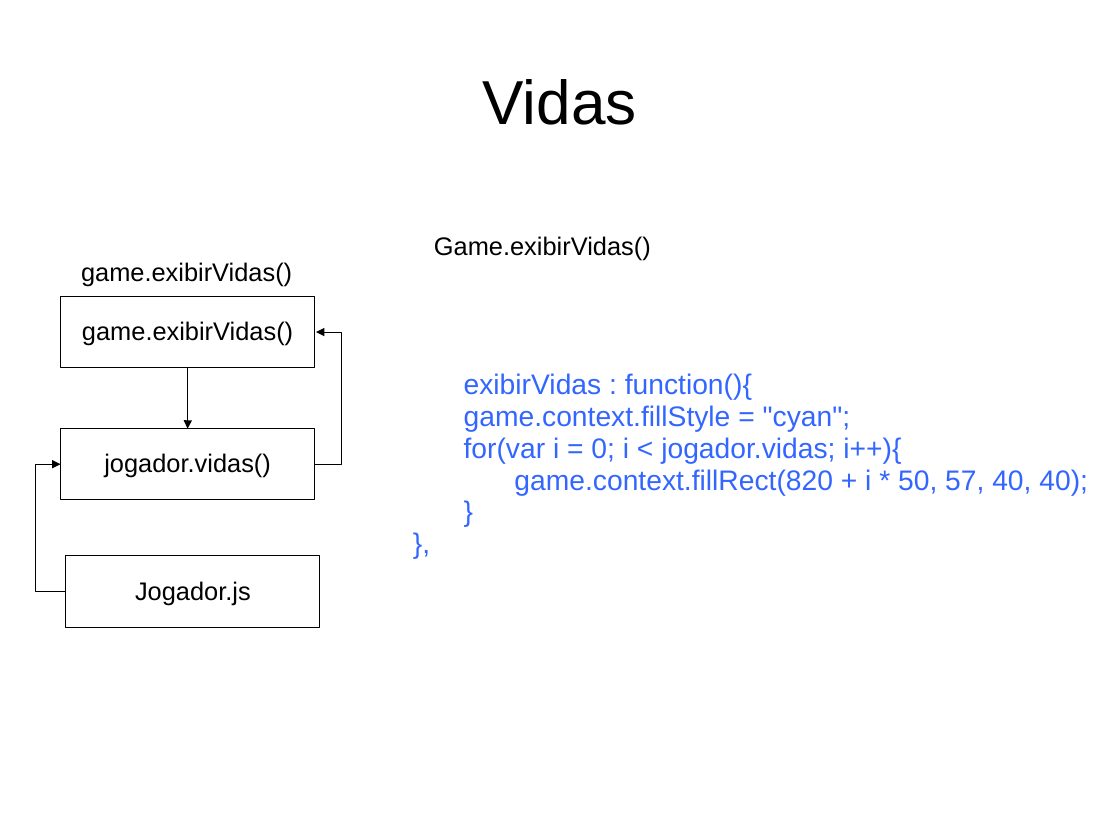
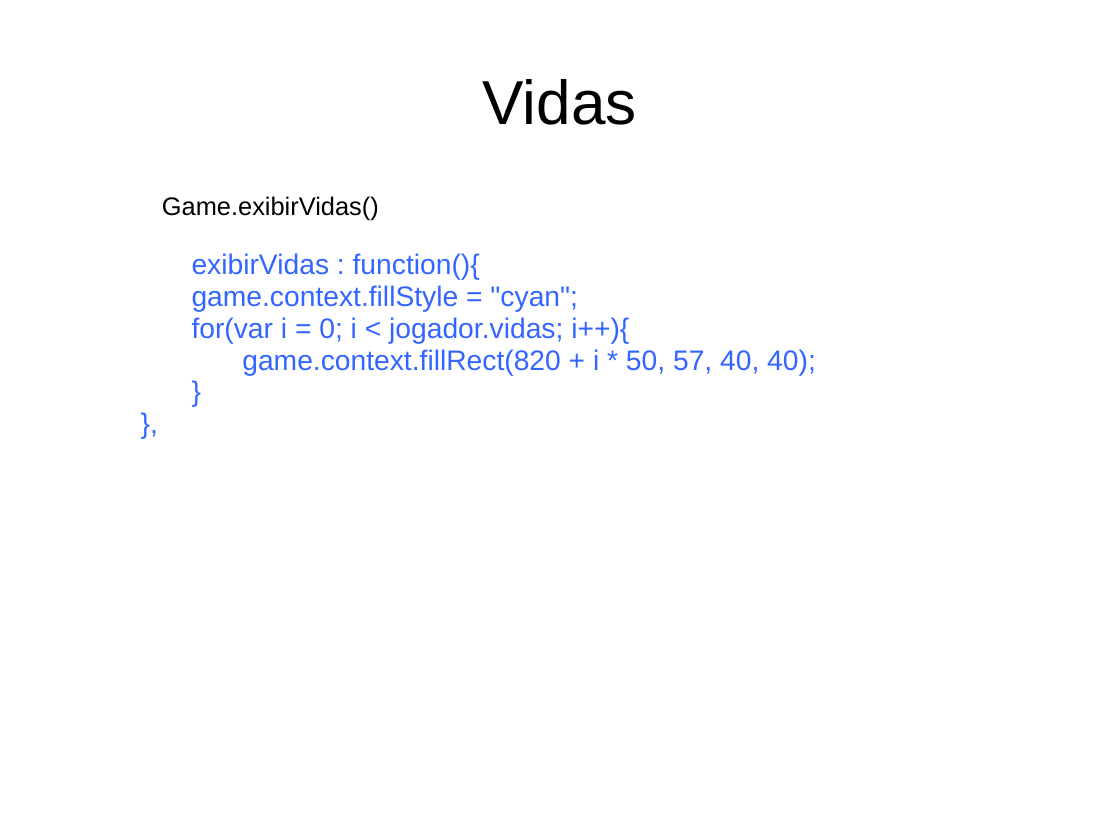
Before and after one commit to jucimarjr/posueagames, a slide deck: slide 5 of brunorichele/breakout/apres/breakout.ppt (slide 4 before the commit). Drawn at 1120x840 pixels with LibreOffice and Linux fonts; fonts in the diff are those of the drawing. Boxes give left, top, right and bottom in pixels: in the first picture for what was removed or moved away, otherwise in the second. Text is boxed around its words. In the diff, an @@ line names an element or a change of style, - is before the commit and + after.

```diff
--- a/brunorichele/breakout/apres/breakout.ppt
+++ b/brunorichele/breakout/apres/breakout.ppt
@@ text at (162, 196, 379, 221): text changed @@
-game.exibirVidas()
+Game.exibirVidas()
@@ text removed at (434, 236, 651, 261) @@
-Game.exibirVidas()
@@ text "exibirVidas : function(){": place and size @@
-text "exibirVidas : function(){" at (464, 373, 1088, 496)
+text "exibirVidas : function(){" at (192, 253, 816, 376)
@@ rectangle removed at (61, 297, 315, 368) @@
-game.exibirVidas()
@@ elbow arrow removed from (315, 464) to (316, 332) @@
@@ elbow arrow removed from (188, 368) to (188, 429) @@
@@ rectangle removed at (61, 429, 315, 500) @@
-jogador.vidas()
@@ elbow arrow removed from (66, 592) to (61, 464) @@
@@ rectangle removed at (66, 556, 320, 627) @@
-Jogador.js
```
Also in this commit, not shown: 2 slides added.
